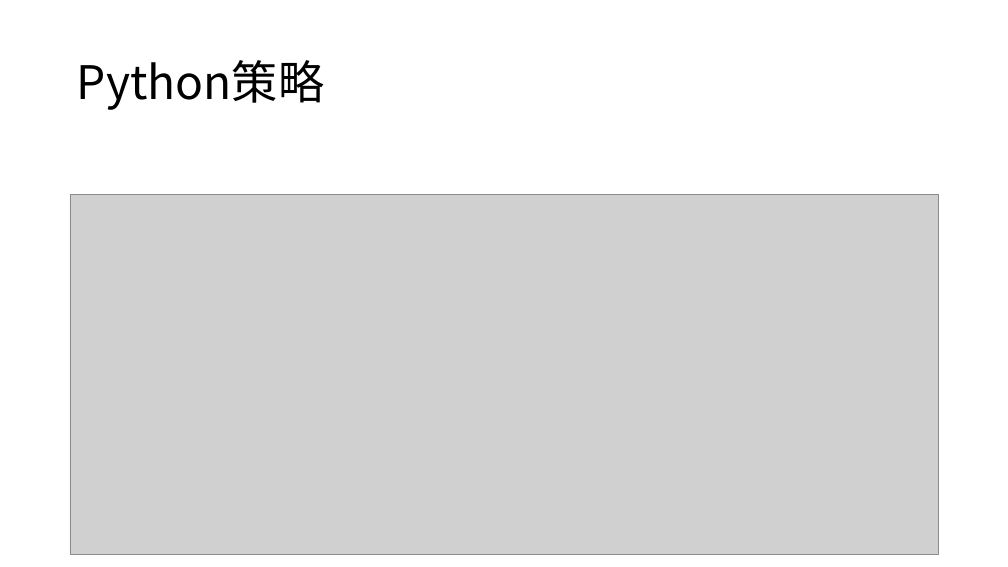
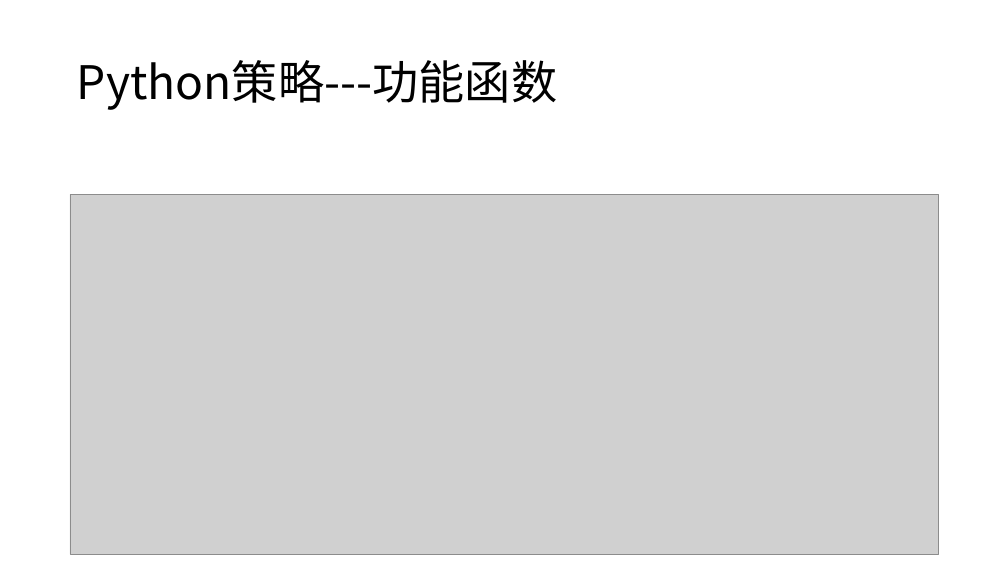
Before and after one commit to qingtiandalaoye/useful_doc, a slide deck: slide 38 of 虚拟货币跨交易所高频交易系统.pptx (slide 29 before the commit). Drawn at 1008x567 pixels with LibreOffice and Linux fonts; fonts in the diff are those of the drawing; grey boxes stand for pictures. Boxes give left, top, right and bottom in pixels: in the first picture for what was removed or moved away, otherwise in the second. Text is boxed around its words. In the diff, an @@ line names an element or a change of style, - is before the commit and + after.

```diff
--- a/虚拟货币跨交易所高频交易系统.pptx
+++ b/虚拟货币跨交易所高频交易系统.pptx
@@ title at [77,60,557,110]: text changed @@
-Python策略
+Python策略---功能函数
```
Also in this commit, not shown: 11 slides added.
